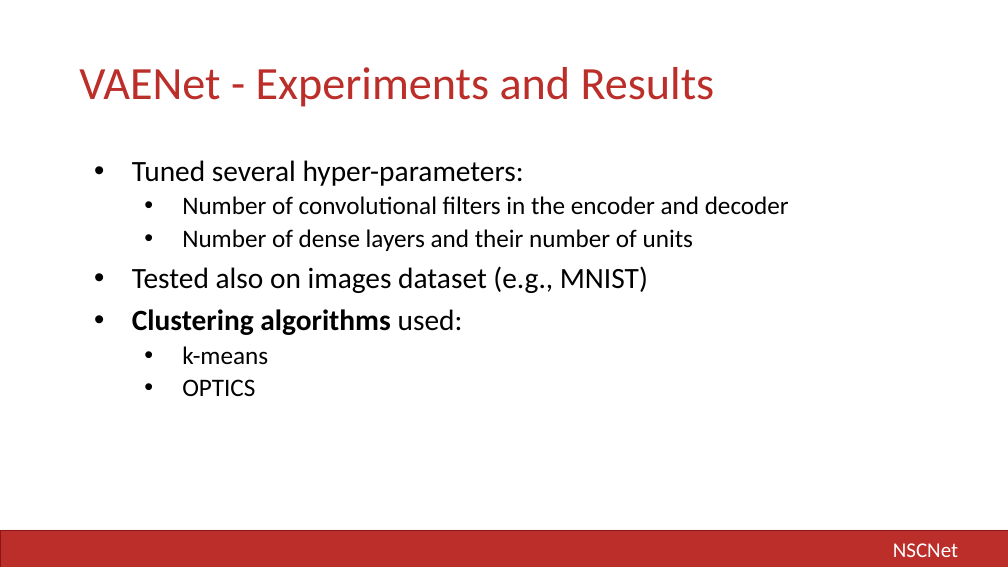
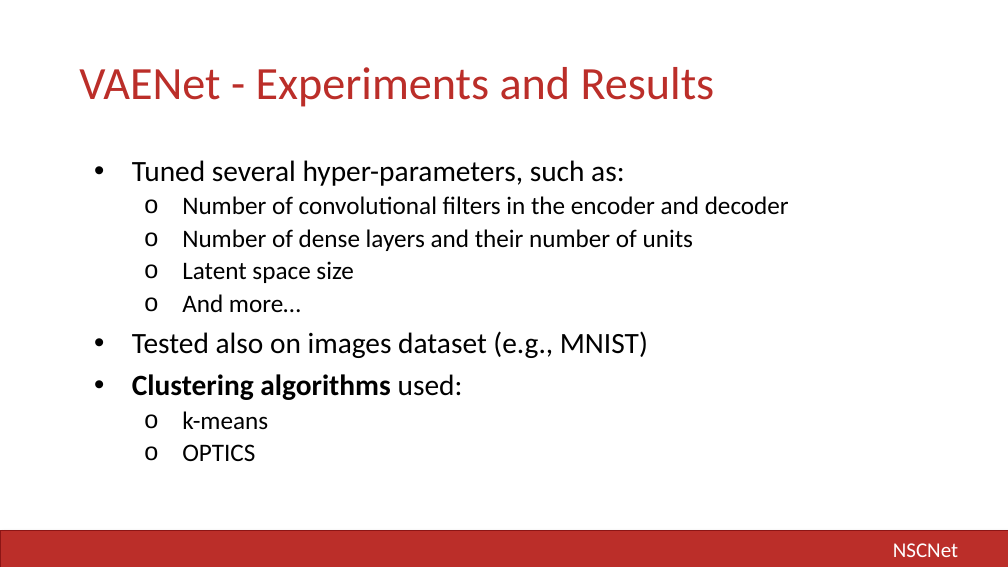
Before and after one commit to LIA-UniBo/NSCNet, a slide deck: slide 25 of docs/AII - Project Slides.pptx. Drawn at 1008x567 pixels with LibreOffice and Linux fonts; fonts in the diff are those of the drawing. Boxes give left, top, right and bottom in pixels: in the first picture for what was removed or moved away, otherwise in the second. Text is boxed around its words. In the diff, an @@ line names an element or a change of style, - is before the commit and + after.

Commit message:
Project slides updated.

```diff
--- a/docs/AII - Project Slides.pptx
+++ b/docs/AII - Project Slides.pptx
@@ text at (132,160,624,186): text changed @@
-• Tuned several hyper-parameters:
+• Tuned several hyper-parameters, such as:
@@ text at (182,196,789,461): bullet • to o @@
@@ text at (182,261,354,312): paragraphs added @@
+  o Latent space size
+  o And more…
```
